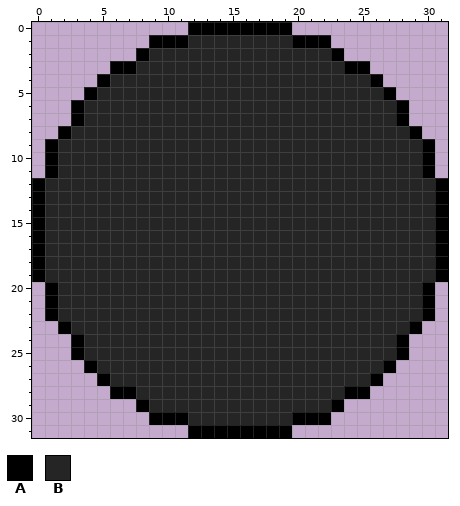
A pixel-art sprite gets an edit: resources/favicon.png. The first picture shows the starting point.
The file is 32x32 pixels.
Palette (. is transparent): A #000000  B #252525
Pixels before, first column x 0:
 0 ............AAAAAAAA............
 1 .........AAABBBBBBBBAAA.........
 2 ........ABBBBBBBBBBBBBBA........
 3 ......AABBBBBBBBBBBBBBBBAA......
 4 .....ABBBBBBBBBBBBBBBBBBBBA.....
 5 ....ABBBBBBBBBBBBBBBBBBBBBBA....
 6 ...ABBBBBBBBBBBBBBBBBBBBBBBBA...
 7 ...ABBBBBBBBBBBBBBBBBBBBBBBBA...
 8 ..ABBBBBBBBBBBBBBBBBBBBBBBBBBA..
 9 .ABBBBBBBBBBBBBBBBBBBBBBBBBBBBA.
10 .ABBBBBBBBBBBBBBBBBBBBBBBBBBBBA.
11 .ABBBBBBBBBBBBBBBBBBBBBBBBBBBBA.
12 ABBBBBBBBBBBBBBBBBBBBBBBBBBBBBBA
13 ABBBBBBBBBBBBBBBBBBBBBBBBBBBBBBA
14 ABBBBBBBBBBBBBBBBBBBBBBBBBBBBBBA
15 ABBBBBBBBBBBBBBBBBBBBBBBBBBBBBBA
16 ABBBBBBBBBBBBBBBBBBBBBBBBBBBBBBA
17 ABBBBBBBBBBBBBBBBBBBBBBBBBBBBBBA
18 ABBBBBBBBBBBBBBBBBBBBBBBBBBBBBBA
19 ABBBBBBBBBBBBBBBBBBBBBBBBBBBBBBA
20 .ABBBBBBBBBBBBBBBBBBBBBBBBBBBBA.
21 .ABBBBBBBBBBBBBBBBBBBBBBBBBBBBA.
22 .ABBBBBBBBBBBBBBBBBBBBBBBBBBBBA.
23 ..ABBBBBBBBBBBBBBBBBBBBBBBBBBA..
24 ...ABBBBBBBBBBBBBBBBBBBBBBBBA...
25 ...ABBBBBBBBBBBBBBBBBBBBBBBBA...
26 ....ABBBBBBBBBBBBBBBBBBBBBBA....
27 .....ABBBBBBBBBBBBBBBBBBBBA.....
28 ......AABBBBBBBBBBBBBBBBAA......
29 ........ABBBBBBBBBBBBBBA........
30 .........AAABBBBBBBBAAA.........
31 ............AAAAAAAA............
After the commit:
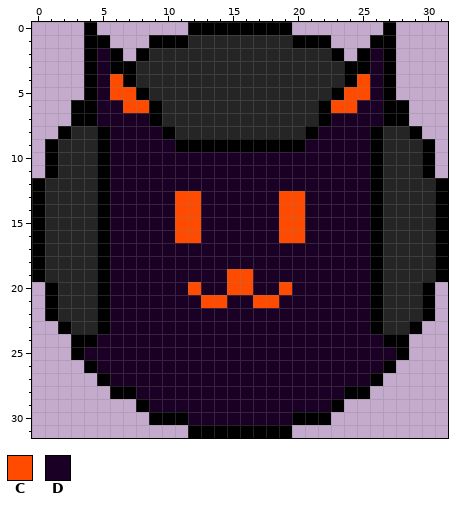
Colours new in this view: C #ff4b00  D #1b0025
Commit message: First version of favicon and some blank lines that do not impact the site looks.
The exact change:
Changed rows in their new state; - is an unchanged pixel.
first column x 4:
 0 A----------------------A
 1 AA--------------------AA
 2 ADA------------------ADA
 3 AD--------------------DA
 4 ADCA----------------ACDA
 5 -DCCA--------------ACCD-
 6 ADDCCA------------ACCDDA
 7 ADDDDA------------ADDDDA
 8 -ADDDDA----------ADDDDA-
 9 -ADDDDDAAAAAAAAAADDDDDA-
10 -ADDDDDDDDDDDDDDDDDDDDA-
11 -ADDDDDDDDDDDDDDDDDDDDA-
12 -ADDDDDDDDDDDDDDDDDDDDA-
13 -ADDDDDCCDDDDDDCCDDDDDA-
14 -ADDDDDCCDDDDDDCCDDDDDA-
15 -ADDDDDCCDDDDDDCCDDDDDA-
16 -ADDDDDCCDDDDDDCCDDDDDA-
17 -ADDDDDDDDDDDDDDDDDDDDA-
18 -ADDDDDDDDDDDDDDDDDDDDA-
19 -ADDDDDDDDDCCDDDDDDDDDA-
20 -ADDDDDDCDDCCDDCDDDDDDA-
21 -ADDDDDDDCCDDCCDDDDDDDA-
22 -ADDDDDDDDDDDDDDDDDDDDA-
23 -ADDDDDDDDDDDDDDDDDDDDA-
24 ADDDDDDDDDDDDDDDDDDDDDDA
25 DDDDDDDDDDDDDDDDDDDDDDDD
26 -DDDDDDDDDDDDDDDDDDDDDD-
27 --DDDDDDDDDDDDDDDDDDDD--
28 ----DDDDDDDDDDDDDDDD----
29 -----DDDDDDDDDDDDDD-----
30 --------DDDDDDDD--------
